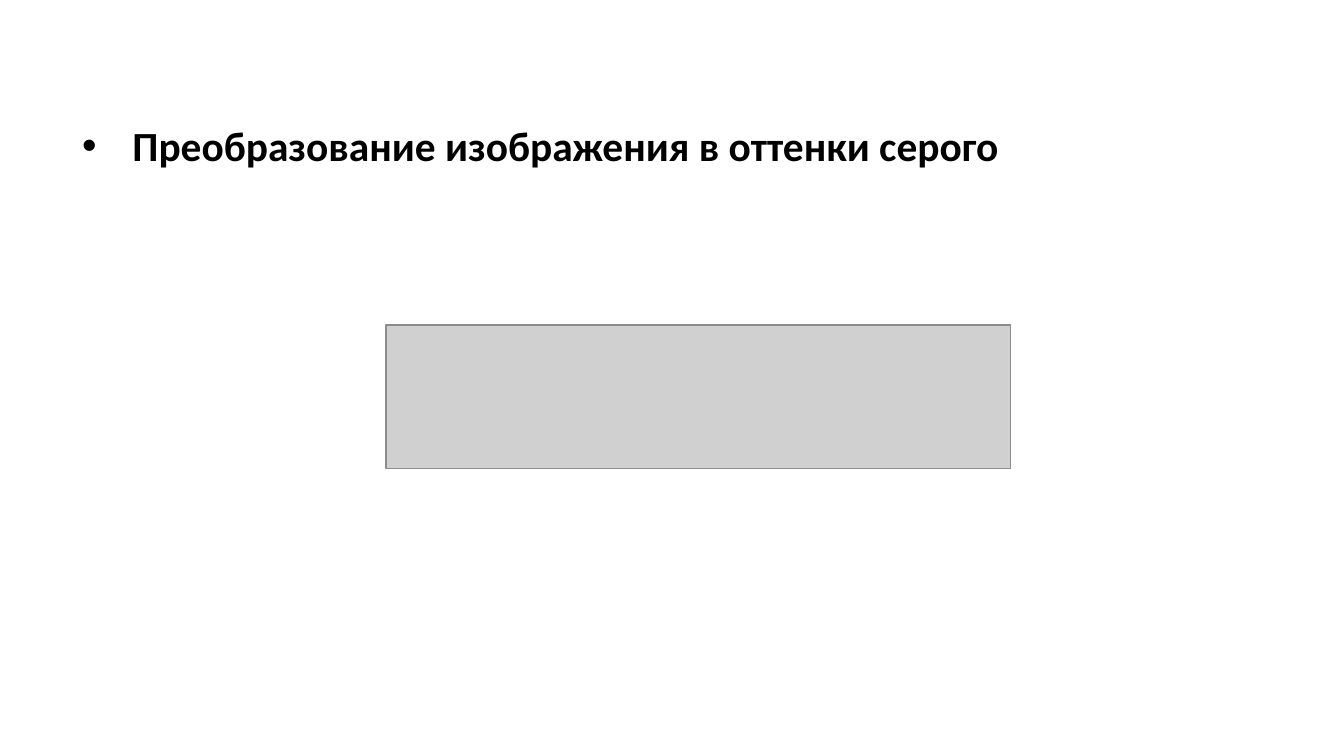
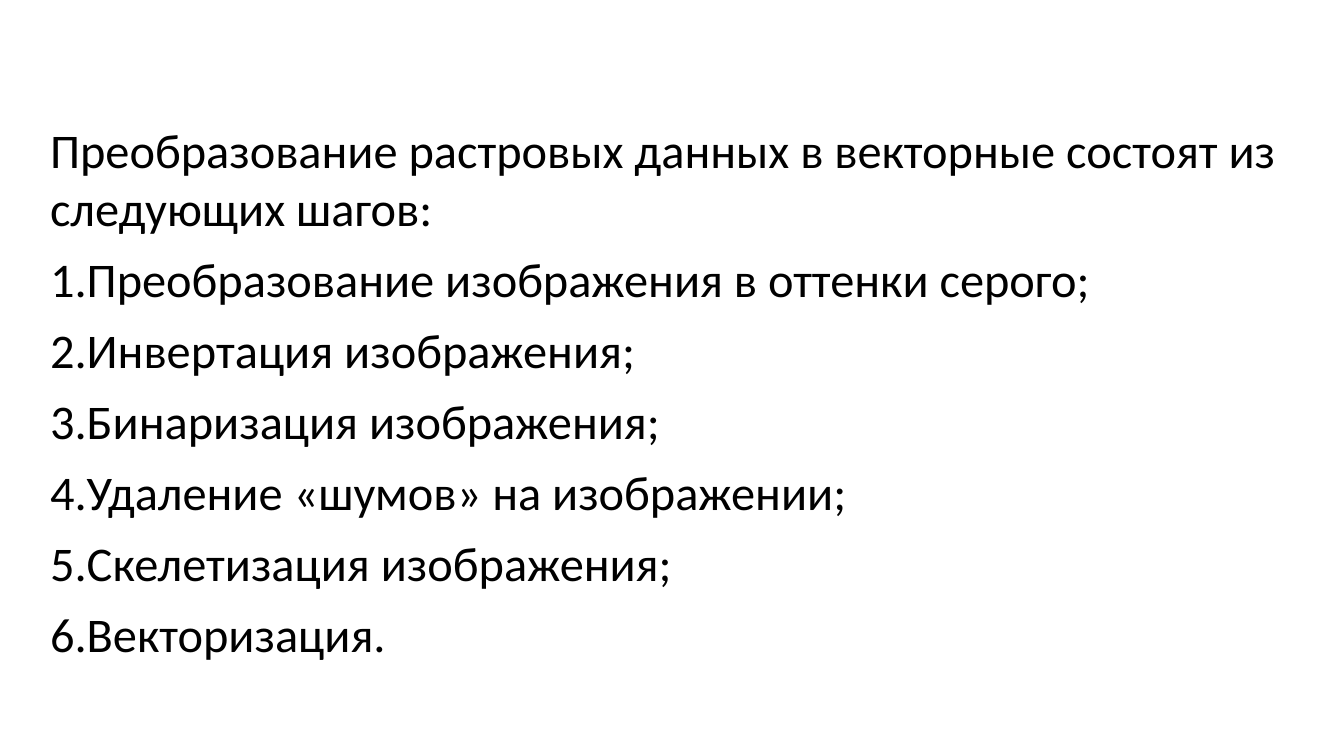
Before and after one commit to alexdegtev/FormingVectorModel, a slide deck: slide 6 of docs/Магистерская диссертация. Дёгтев А.С. 1.ppt. Drawn at 1344x756 pixels with LibreOffice and Linux fonts; fonts in the diff are those of the drawing; grey boxes stand for pictures; background and template pictures are left out. Boxes give left, top, right and bottom in pixels: in the first picture for what was removed or moved away, otherwise in the second. Text is boxed around its words. In the diff, an @@ line names an element or a change of style, - is before the commit and + after.

```diff
--- a/docs/Магистерская диссертация. Дёгтев А.С. 1.ppt
+++ b/docs/Магистерская диссертация. Дёгтев А.С. 1.ppt
@@ text at (50,135,1276,660): text changed; size 22.2 to 25.9 pt; bold off @@
-  • Преобразование изображения в оттенки серого
+Преобразование растровых данных в векторные состоят из следующих шагов:
+1. Преобразование изображения в оттенки серого;
+2. Инвертация изображения;
+3. Бинаризация изображения;
+4. Удаление «шумов» на изображении;
+5. Скелетизация изображения;
+6. Векторизация.
@@ picture removed at (386,325,1011,469) @@
```
Also in this commit, not shown: 4 other slides changed, 12 slides added, 5 slides removed, 15 other files.
